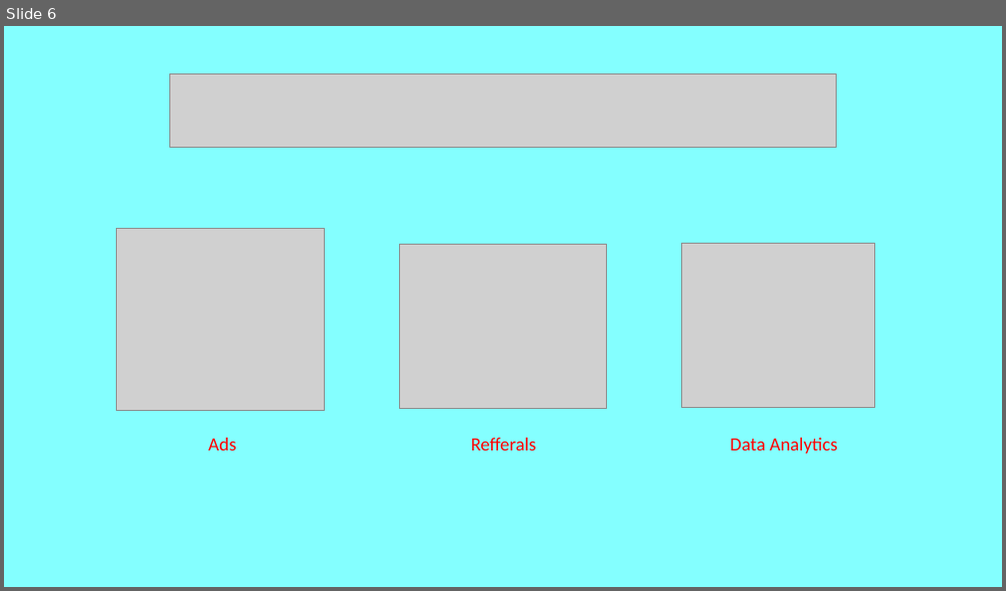
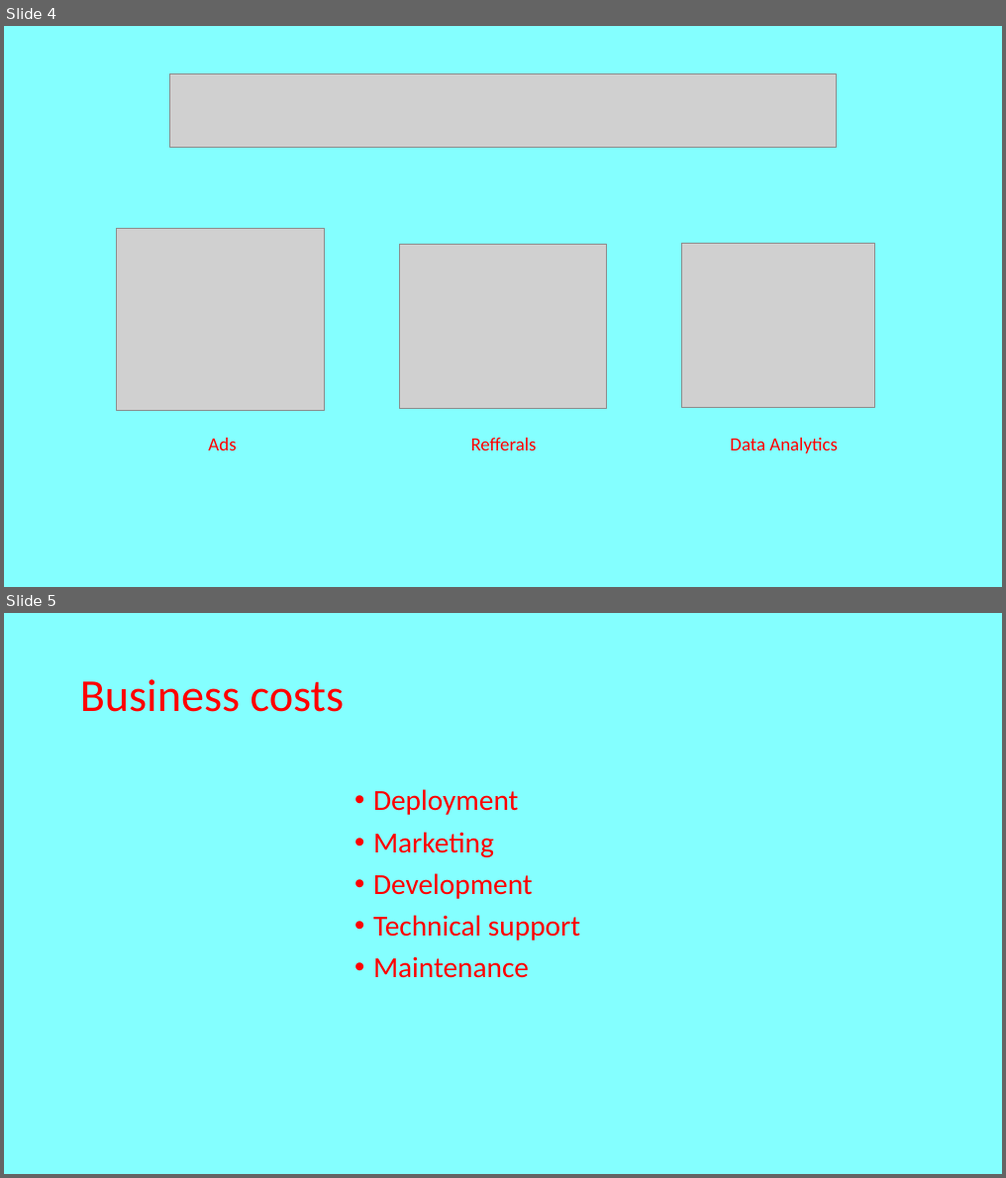
Before and after one commit to Samuraitje/Final-Project, a slide deck: Taggy.pptx. Shown one above the other, each under a label of ours: slide 6 before the commit, slides 4 and 5 after it. The pictures are 1006x591 and 1006x1178 pixels, drawn with LibreOffice and Linux fonts; fonts in the diff are those of the drawing; grey boxes stand for pictures. Boxes give left, top, right and bottom in pixels: in the first picture for what was removed or moved away, otherwise in the second. Text is boxed around its words. In the diff, an @@ line names an element or a change of style, - is before the commit and + after.

```diff
--- a/Taggy.pptx
+++ b/Taggy.pptx
@@ slide 5 added at [4,613,1002,1174], background #84FFFF @@
@@ title added at [80,679,345,712], 44 pt, text #FF0000 @@
+Business costs
@@ text added at [373,789,580,978], 28 pt, text #FF0000 @@
+• Deployment
+• Marketing
+• Development
+• Technical support
+• Maintenance
@@ what was slide 6 is now slide 4 @@
```
Also in this commit, not shown: 6 other slides added, 31 other files.
